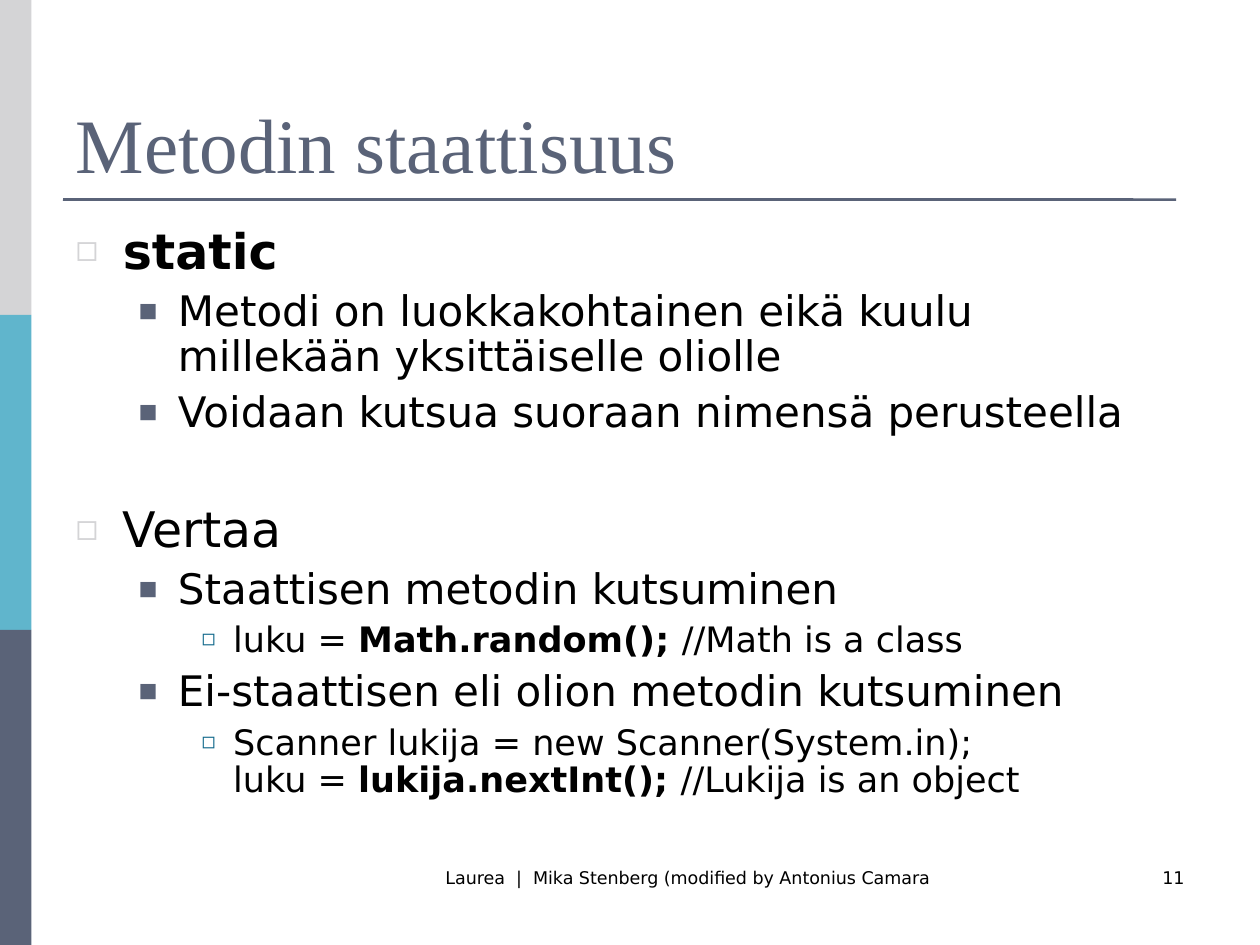
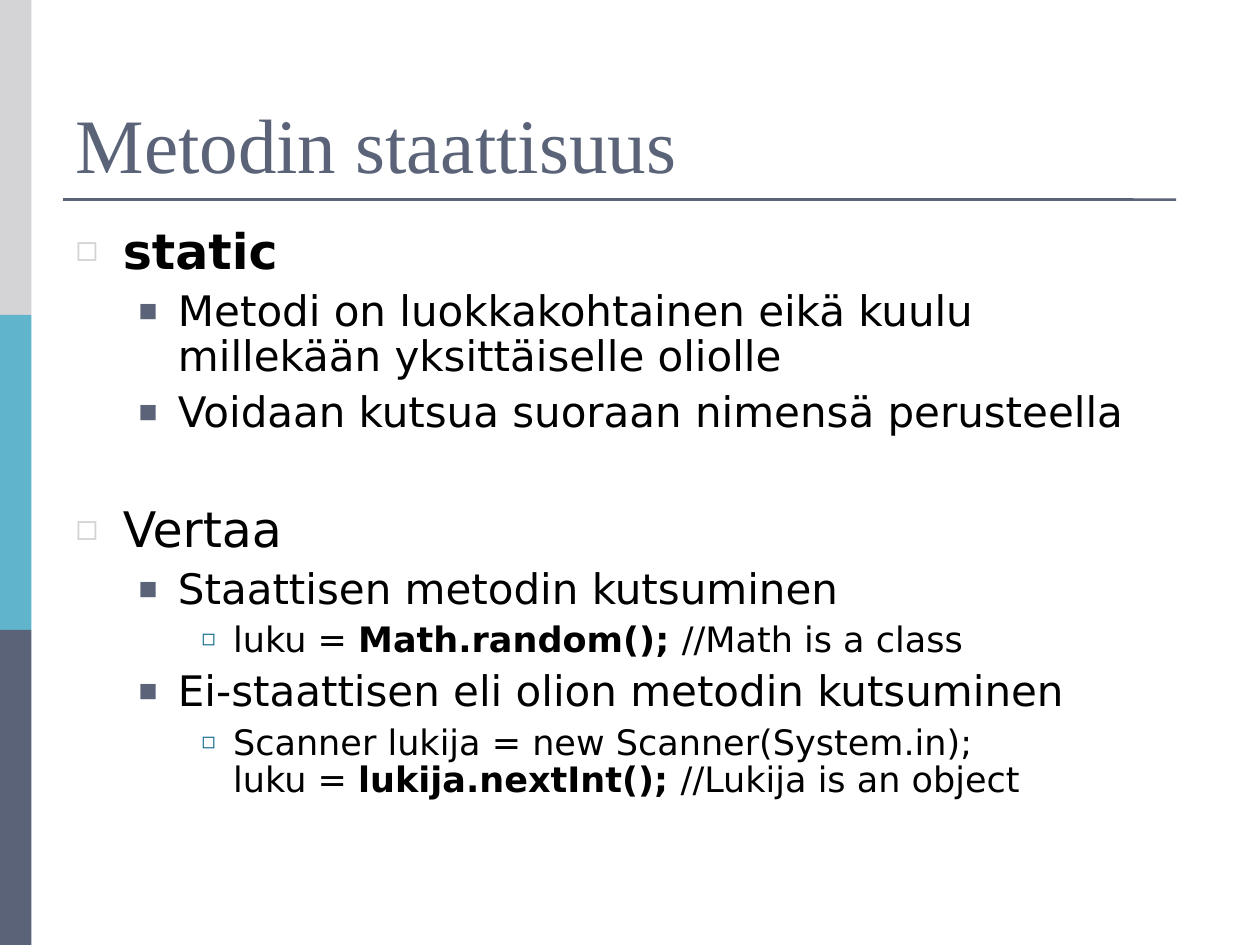
Before and after one commit to mjstenbe/OO_2017, a slide deck: slide 11 of Lecture materials (Antonius)/R0027-Luento-6-Metodit.ppt. Drawn at 1260x945 pixels with LibreOffice and Linux fonts; fonts in the diff are those of the drawing. Boxes give left, top, right and bottom in pixels: in the first picture for what was removed or moved away, otherwise in the second. Text is boxed around its words. In the diff, an @@ line names an element or a change of style, - is before the commit and + after.

```diff
--- a/Lecture materials (Antonius)/R0027-Luento-6-Metodit.ppt
+++ b/Lecture materials (Antonius)/R0027-Luento-6-Metodit.ppt
@@ text removed at (445,871,930,888) @@
-Laurea | Mika Stenberg (modified by Antonius Camara
@@ page number removed at (1162,871,1184,884) @@
-11
```
Also in this commit, not shown: 14 other slides changed, 4 other files.
